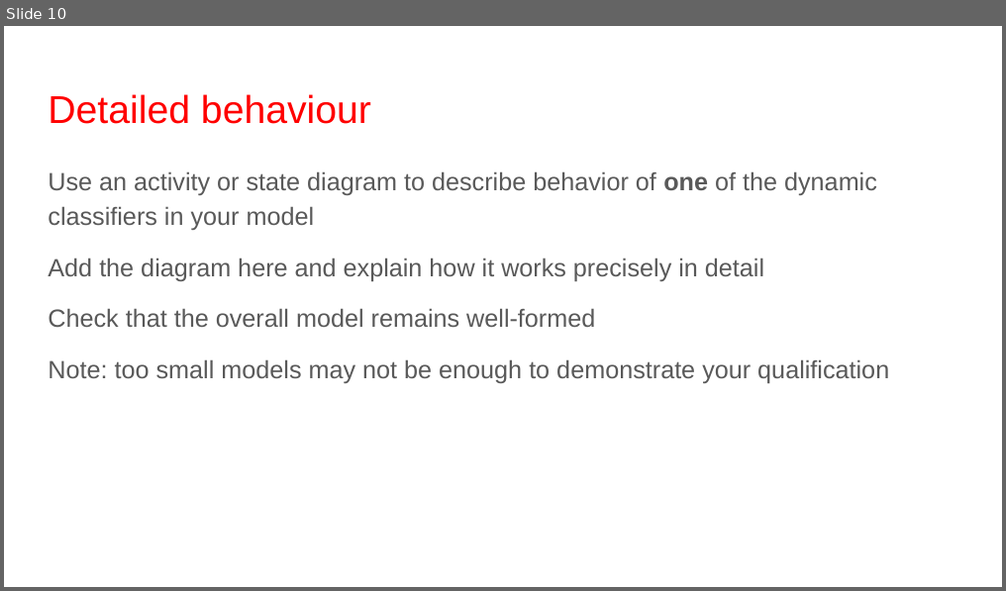
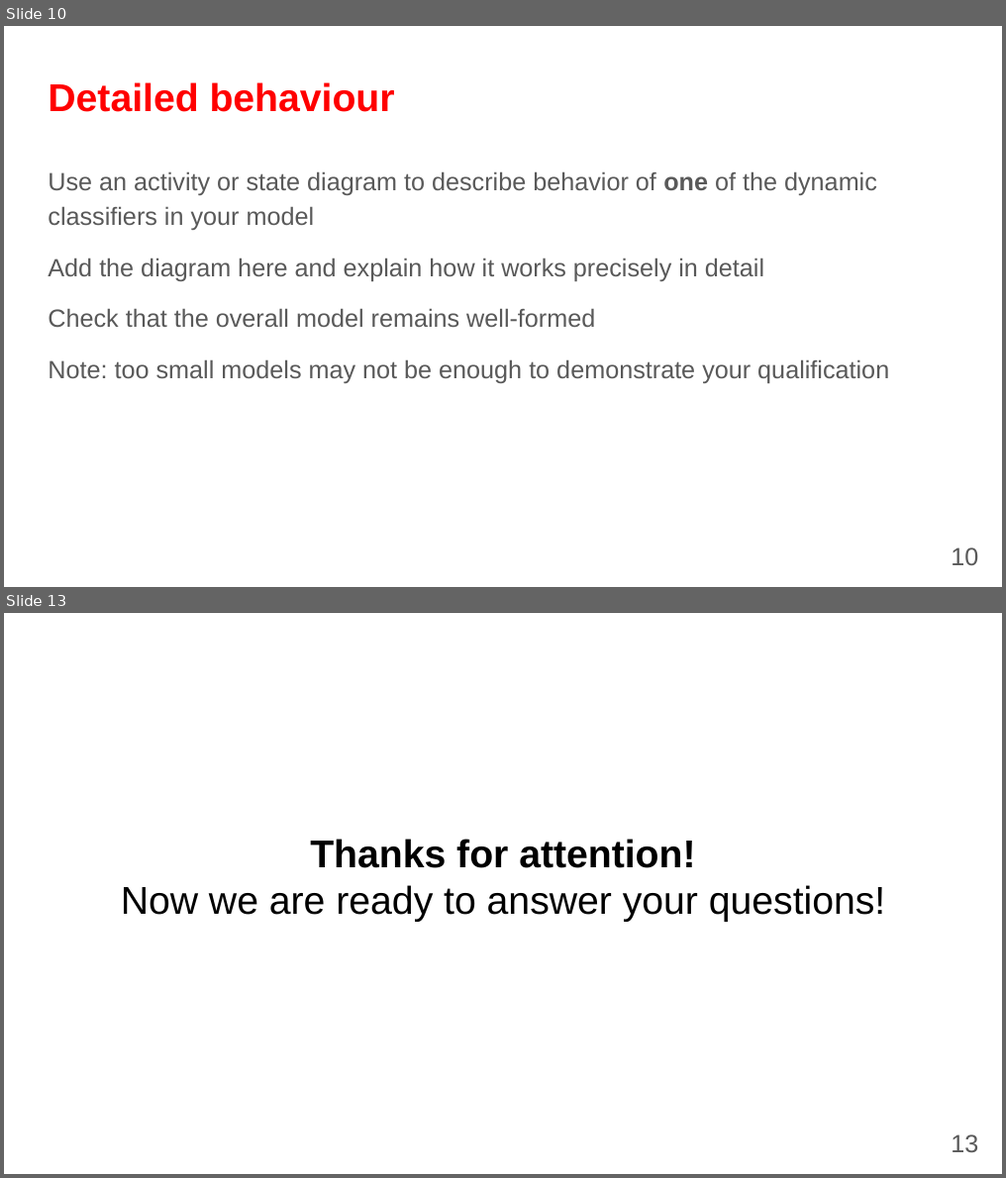
Before and after one commit to fanglores/Advanced-Software-Design, a slide deck: Practice Tasks/Final_Task/K8C_FinalTask1_(Task7).pptx. Shown one above the other, each under a label of ours: slide 10 before the commit, slides 10 and 13 after it; the slides between them are not shown. The pictures are 1006x591 and 1006x1178 pixels, drawn with LibreOffice and Linux fonts; fonts in the diff are those of the drawing. Boxes give left, top, right and bottom in pixels: in the first picture for what was removed or moved away, otherwise in the second. Text is boxed around its words. In the diff, an @@ line names an element or a change of style, - is before the commit and + after.

```diff
--- a/Practice Tasks/Final_Task/K8C_FinalTask1_(Task7).pptx
+++ b/Practice Tasks/Final_Task/K8C_FinalTask1_(Task7).pptx
@@ slide 13 added at (4,613,1002,1174), background #FFFFFF @@
@@ title added at (121,839,885,922), 28 pt, text #000000 @@
+Thanks for attention!
+Now we are ready to answer your questions!
@@ page number added at (950,1135,978,1153), 18 pt, text #595959 @@
+13
@@ slide 10 changed as well @@
@@ title "Detailed behaviour": place and size @@
-title "Detailed behaviour" at (48,94,371,124)
+title "Detailed behaviour" at (48,82,395,112)
@@ title "Detailed behaviour" at (48,82,395,112): bold on @@
@@ page number added at (950,548,978,566), 18 pt, text #595959 @@
+10
```
Also in this commit, not shown: 10 other slides changed, 2 other slides added, 2 slides removed, 1 other file.
